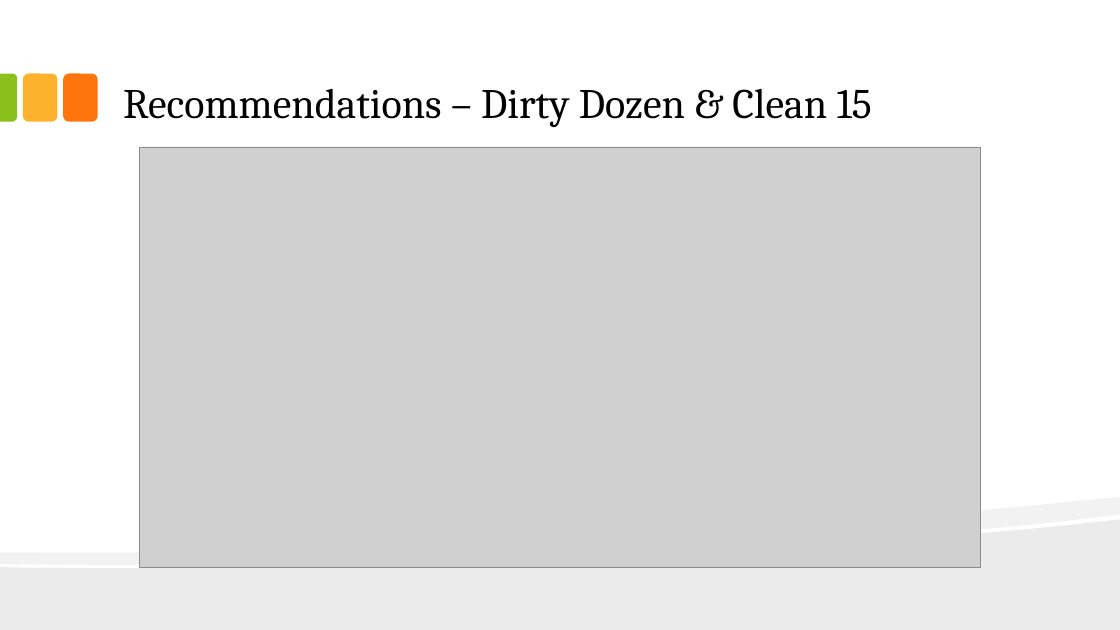
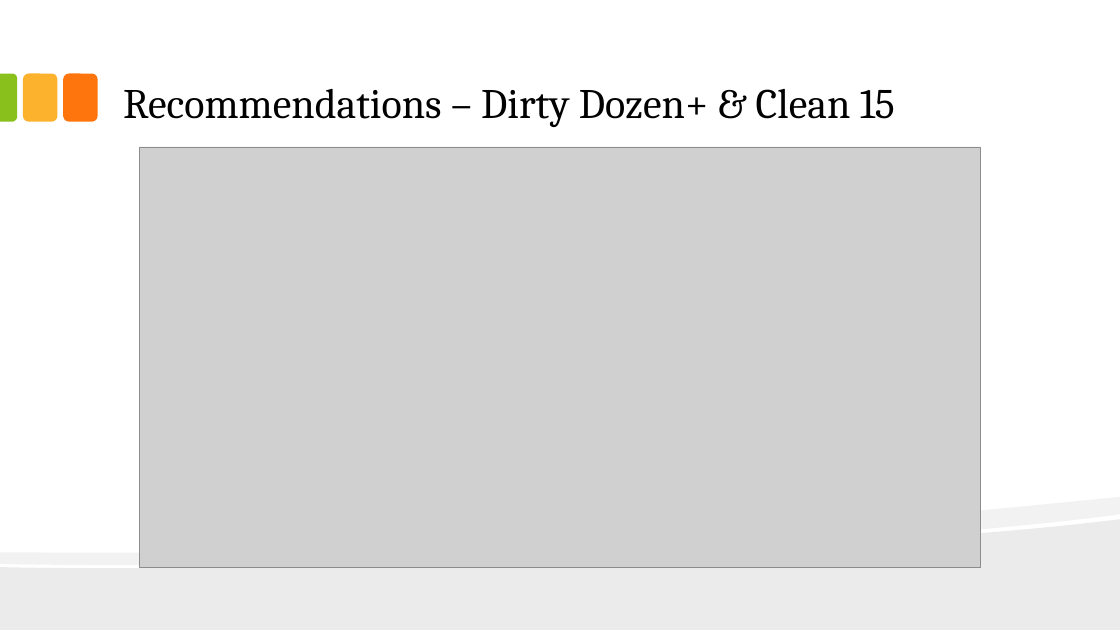
Before and after one commit to hims16s/INFM600-Project-Pesticide-Data-Analysis, a slide deck: slide 18 of Draft/package/INFM600_0101_KeenKoalas_Slides.pptx (slide 13 before the commit). Drawn at 1120x630 pixels with LibreOffice and Linux fonts; fonts in the diff are those of the drawing; grey boxes stand for pictures. Boxes give left, top, right and bottom in pixels: in the first picture for what was removed or moved away, otherwise in the second. Text is boxed around its words. In the diff, an @@ line names an element or a change of style, - is before the commit and + after.

```diff
--- a/Draft/package/INFM600_0101_KeenKoalas_Slides.pptx
+++ b/Draft/package/INFM600_0101_KeenKoalas_Slides.pptx
@@ title at (123,88,895,127): text changed @@
-Recommendations – Dirty Dozen & Clean 15
+Recommendations – Dirty Dozen+ & Clean 15
```
Also in this commit, not shown: 6 other slides changed, 5 slides added.
